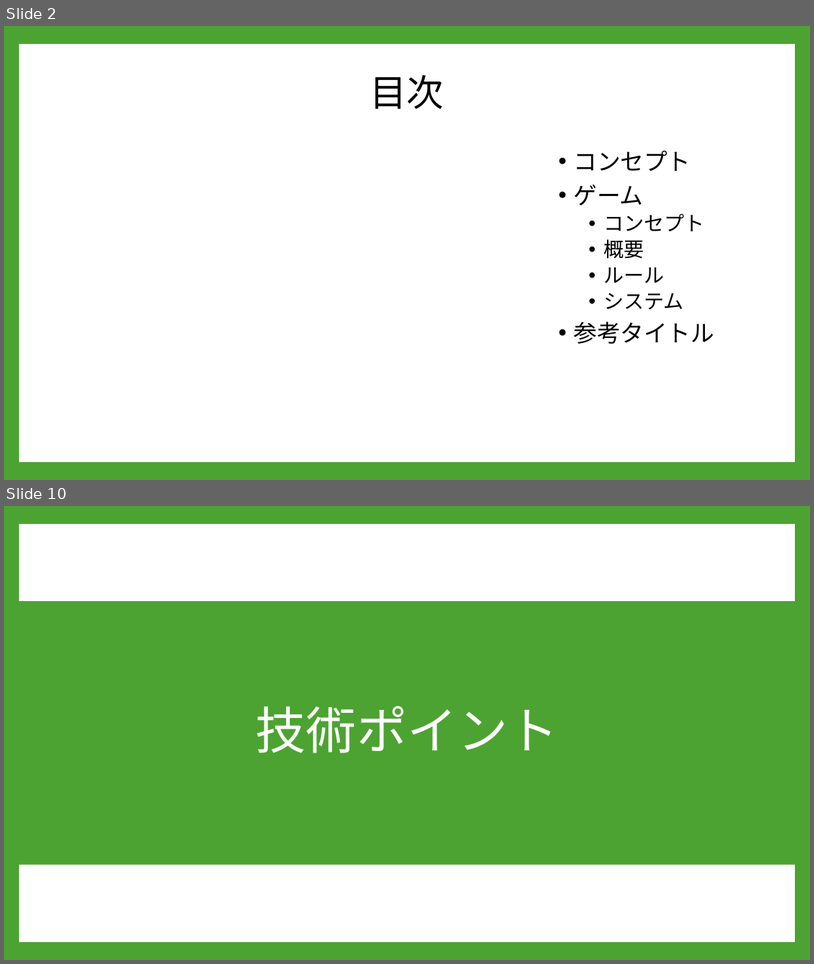
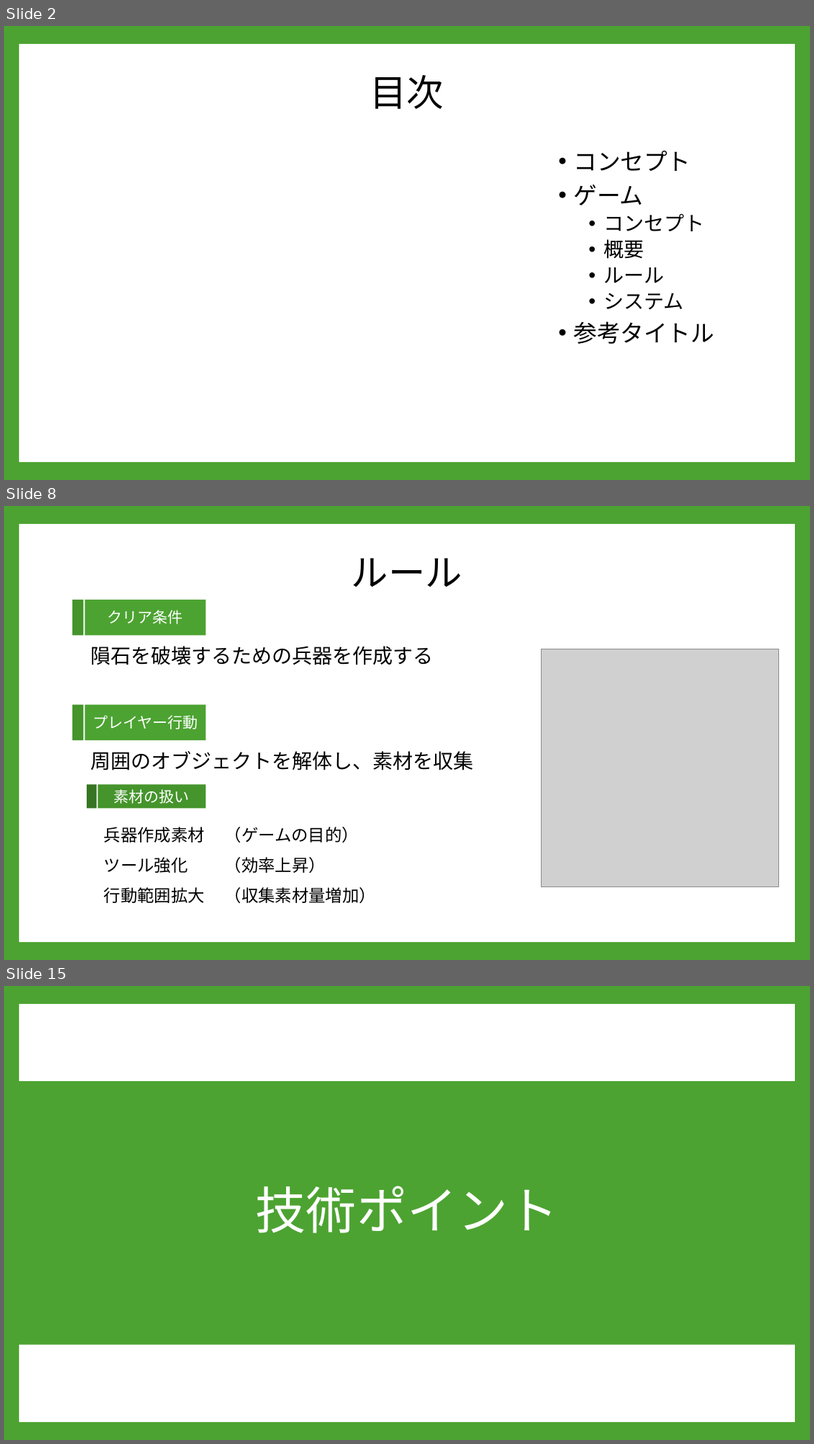
Before and after one commit to A23019/GC_A3_1, a slide deck: 企画/PowerPoint/企画案２.pptx. Shown one above the other, each under a label of ours: slides 2 and 10 before the commit, slides 2, 8 and 15 after it; the slides between them are not shown. The pictures are 814x964 and 814x1444 pixels, drawn with LibreOffice and Linux fonts; fonts in the diff are those of the drawing; grey boxes stand for pictures; background and template pictures are left out. Boxes give left, top, right and bottom in pixels: in the first picture for what was removed or moved away, otherwise in the second. Text is boxed around its words. In the diff, an @@ line names an element or a change of style, - is before the commit and + after.

```diff
--- a/企画/PowerPoint/企画案２.pptx
+++ b/企画/PowerPoint/企画案２.pptx
@@ slide 8 added at [4,506,810,960], background #4CA331; not listed: 1 template element that a slide beside it also shows @@
@@ title added at [352,558,463,587], 44 pt, text #000000 @@
+ルール
@@ rectangle added at [72,600,83,636], fill #45942C @@
@@ freeform shape added at [85,600,206,636], fill #4CA331, 18 pt, text #FFFFFF @@
+クリア条件
@@ text added at [91,646,434,665], 24 pt, text #000000 @@
+隕石を破壊するための兵器を作成する
@@ picture added at [541,649,779,887] @@
@@ rectangle added at [72,705,83,740], fill #45942C @@
@@ freeform shape added at [85,705,206,740], fill #4CA331, 18 pt, text #FFFFFF @@
+プレイヤー行動
@@ text added at [91,751,474,770], 24 pt, text #000000 @@
+周囲のオブジェクトを解体し、素材を収集
@@ rectangle added at [87,784,97,808], fill #377523 @@
@@ freeform shape added at [98,784,206,808], fill #45942C, 18 pt, text #FFFFFF @@
+素材の扱い
@@ text added at [104,826,376,903], 20 pt, text #000000 @@
+兵器作成素材 （ゲームの目的）
+ツール強化 （効率上昇）
+行動範囲拡大 （収集素材量増加）
@@ what was slide 10 is now slide 15 @@
```
Also in this commit, not shown: 10 slides changed, 7 other slides added, 1 slide removed, 2 other files.
